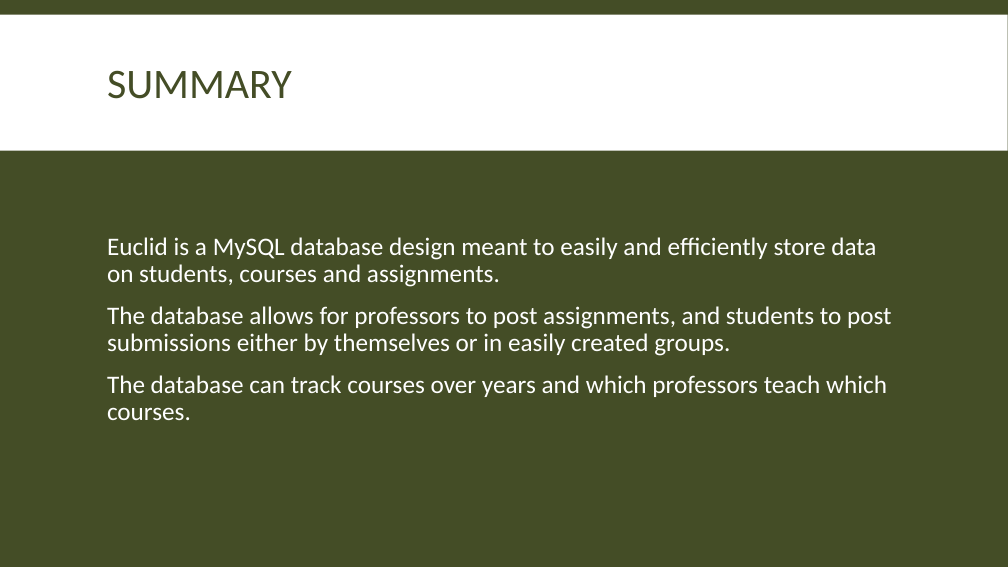
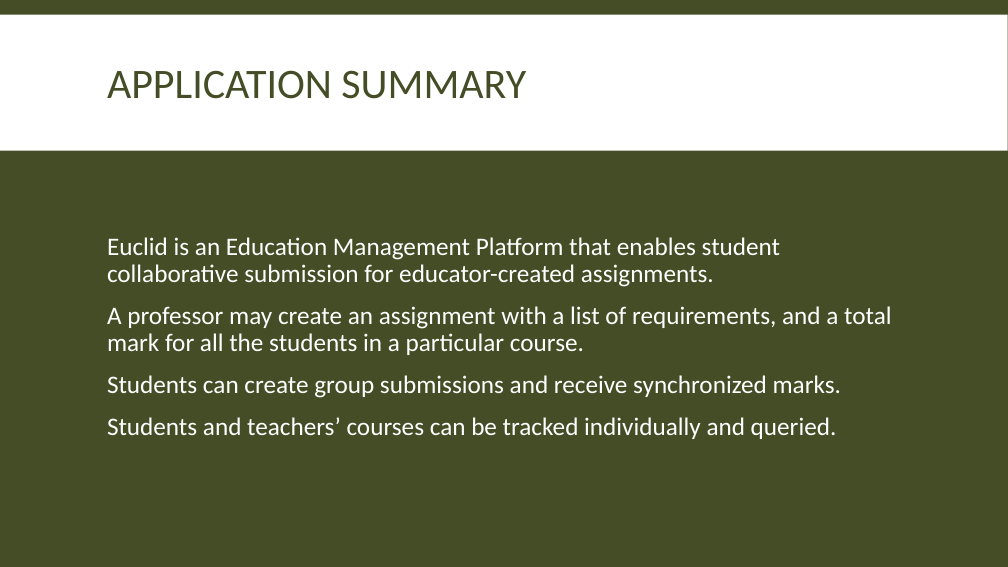
Before and after one commit to DaTaboiz/euclid, a slide deck: slide 2 of Euclid.pptx. Drawn at 1008x567 pixels with LibreOffice and Linux fonts; fonts in the diff are those of the drawing. Boxes give left, top, right and bottom in pixels: in the first picture for what was removed or moved away, otherwise in the second. Text is boxed around its words. In the diff, an @@ line names an element or a change of style, - is before the commit and + after.

```diff
--- a/Euclid.pptx
+++ b/Euclid.pptx
@@ title at bbox=[107, 70, 526, 99]: text changed @@
-SUMMARY
+APPLICATION SUMMARY
@@ text at bbox=[107, 237, 891, 439]: text changed @@
-Euclid is a MySQL database design meant to easily and efficiently store data on students, courses and assignments.
-The database allows for professors to post assignments, and students to post submissions either by themselves or in easily created groups.
-The database can track courses over years and which professors teach which courses.
+Euclid is an Education Management Platform that enables student collaborative submission for educator-created assignments.
+A professor may create an assignment with a list of requirements, and a total mark for all the students in a particular course.
+Students can create group submissions and receive synchronized marks.
+Students and teachers’ courses can be tracked individually and queried.
```
Also in this commit, not shown: 1 other slide changed, 11 slides added, 3 slides removed, 1 other file.
